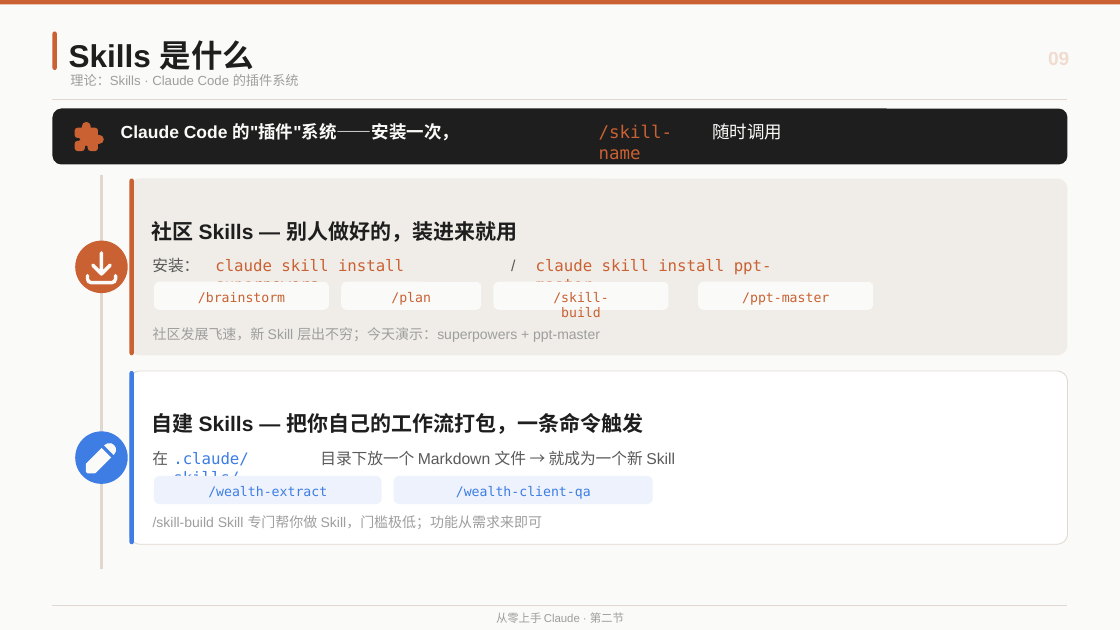
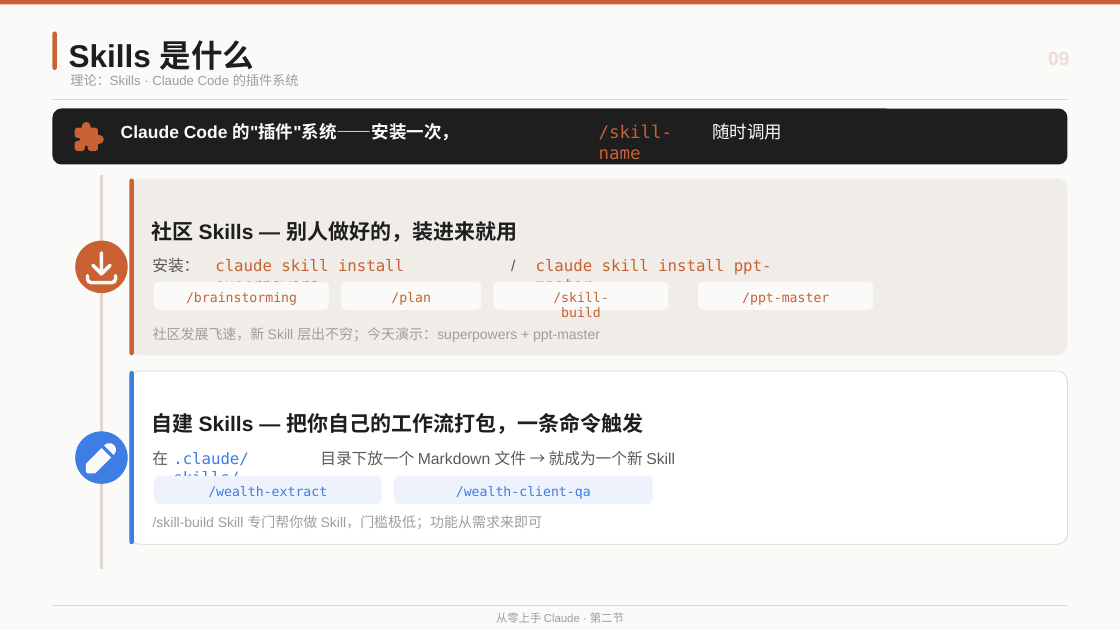
Before and after one commit to austinxyz/course-portal, a slide deck: slide 9 of dl/claude_course_s2.pptx. Drawn at 1120x630 pixels with LibreOffice and Linux fonts; fonts in the diff are those of the drawing. Boxes give left, top, right and bottom in pixels: in the first picture for what was removed or moved away, otherwise in the second. Text is boxed around its words. In the diff, an @@ line names an element or a change of style, - is before the commit and + after.

```diff
--- a/dl/claude_course_s2.pptx
+++ b/dl/claude_course_s2.pptx
@@ text at <box>186,292,297,305</box>: text changed @@
-/brainstorm
+/brainstorming
```
Also in this commit, not shown: 4 other slides changed, 6 other files.
